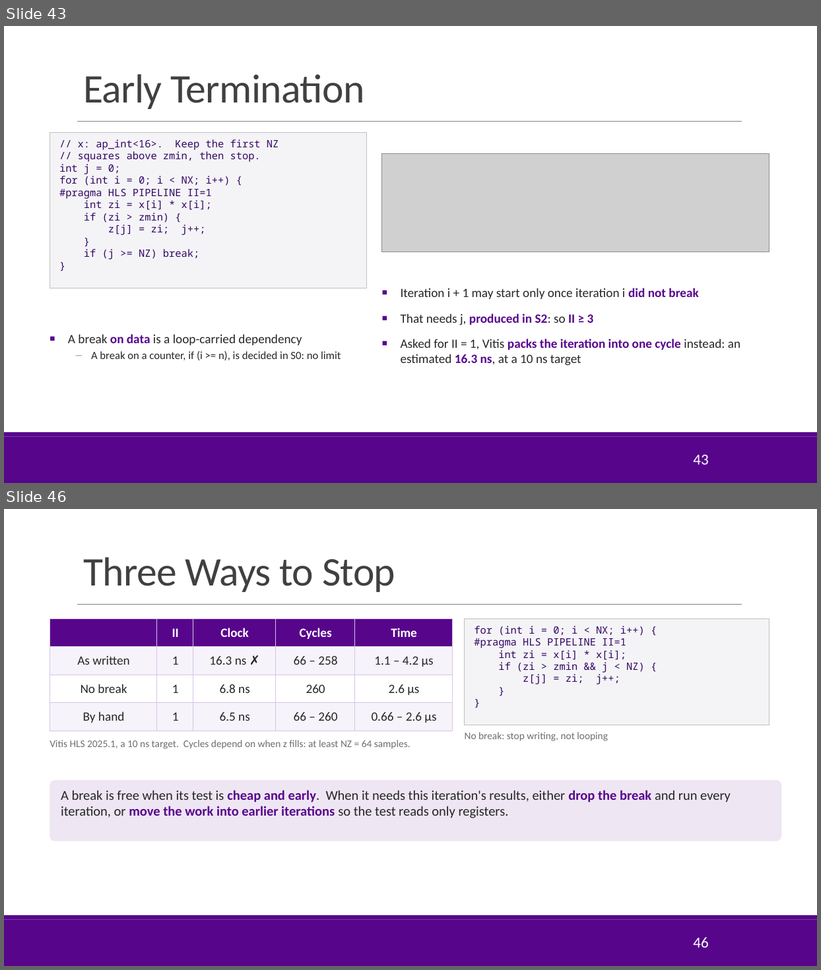
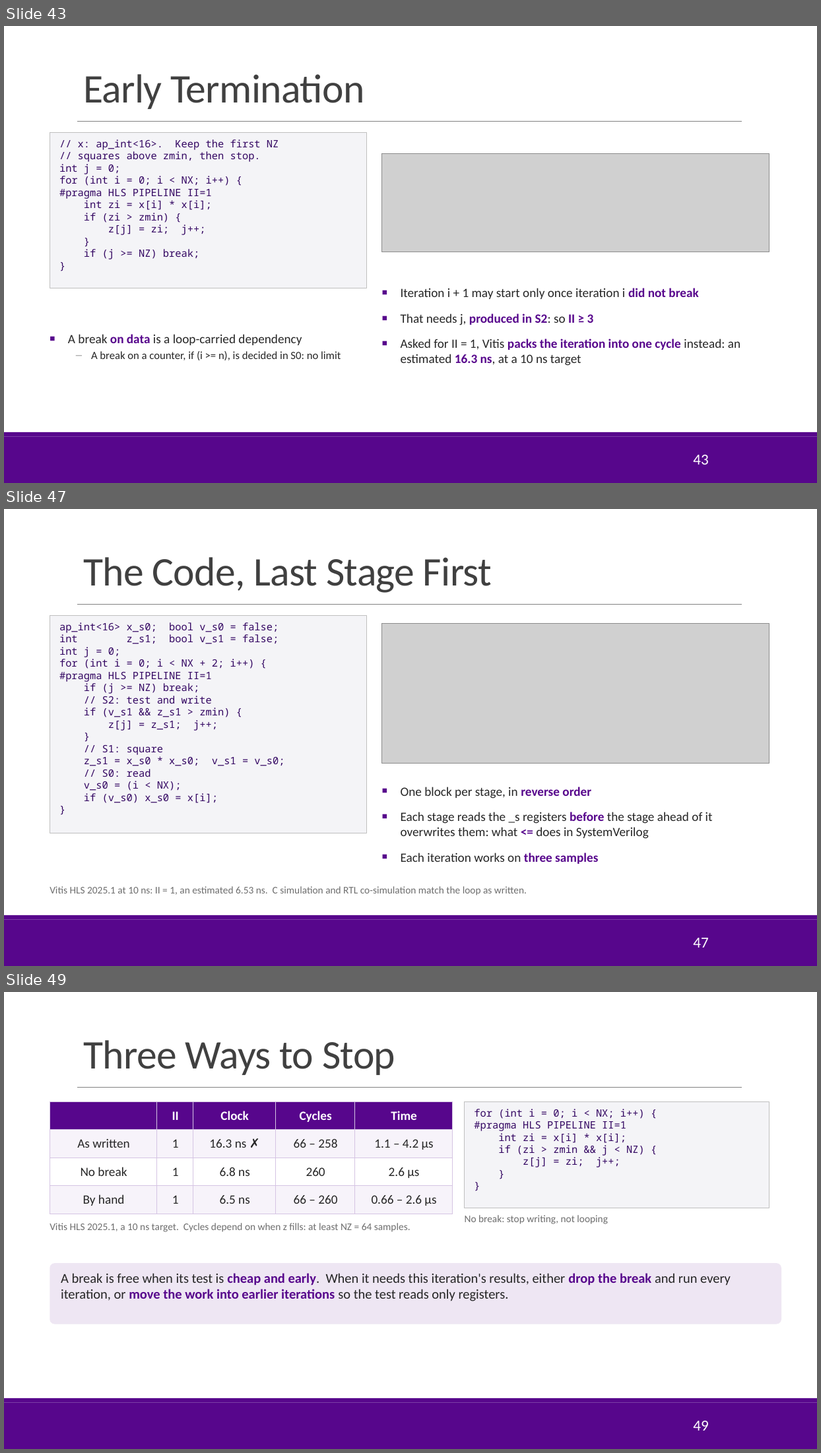
Before and after one commit to sdrangan/hwdesign, a slide deck: units/unit07_loopopt/loopopt.pptx. Shown one above the other, each under a label of ours: slides 43 and 46 before the commit, slides 43, 47 and 49 after it; the slides between them are not shown. The pictures are 821x970 and 821x1453 pixels, drawn with LibreOffice and Linux fonts; fonts in the diff are those of the drawing; grey boxes stand for pictures; background and template pictures are left out. Boxes give left, top, right and bottom in pixels: in the first picture for what was removed or moved away, otherwise in the second. Text is boxed around its words. In the diff, an @@ line names an element or a change of style, - is before the commit and + after.

```diff
--- a/units/unit07_loopopt/loopopt.pptx
+++ b/units/unit07_loopopt/loopopt.pptx
@@ slide 47 added at [4, 509, 817, 966], background #FFFFFF; not listed: 3 template elements that a slide beside it also shows @@
@@ title added at [83, 557, 492, 593], 48 pt, text #404040 @@
+The Code, Last Stage First
@@ rectangle added at [50, 616, 367, 834], fill #F4F4F7, outline #BFBFBF 0.75 pt, 12 pt, text #330662 @@
+ap_int<16> x_s0; bool v_s0 = false;
+int z_s1; bool v_s1 = false;
+int j = 0;
+for (int i = 0; i < NX + 2; i++) {
+#pragma HLS PIPELINE II=1
+if (j >= NZ) break;
+// S2: test and write
+if (v_s1 && z_s1 > zmin) {
+z[j] = z_s1; j++;
+}
+// S1: square
+z_s1 = x_s0 * x_s0; v_s1 = v_s0;
+// S0: read
+v_s0 = (i < NX);
+if (v_s0) x_s0 = x[i];
+}
@@ picture added at [382, 624, 770, 763] @@
@@ text added at [401, 787, 713, 864], 15 pt, text #262626 @@
+■ One block per stage, in reverse order
+■ Each stage reads the _s registers before the stage ahead of it overwrites them: what <= does in SystemVerilog
+■ Each iteration works on three samples
@@ text added at [50, 887, 527, 896], 12 pt, text #6E6E6E @@
+Vitis HLS 2025.1 at 10 ns: II = 1, an estimated 6.53 ns. C simulation and RTL co-simulation match the loop as written.
@@ page number added at [693, 938, 708, 948], 18 pt, text #FFFFFF @@
+47
@@ what was slide 46 is now slide 49 @@
@@ page number at [693, 1421, 708, 1431]: text changed @@
-46
+49
```
Also in this commit, not shown: 1 slide changed, 3 other slides added, 1 slide removed, 6 other files.
